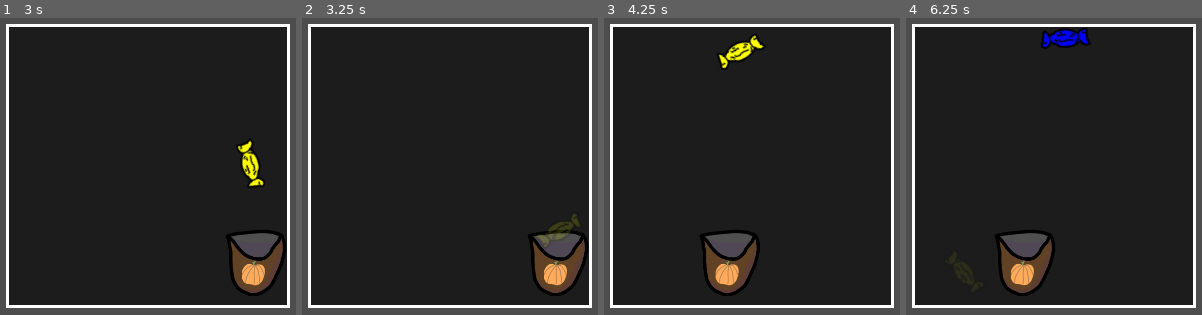
Above: before the commit, frames 1-4 (left to right).
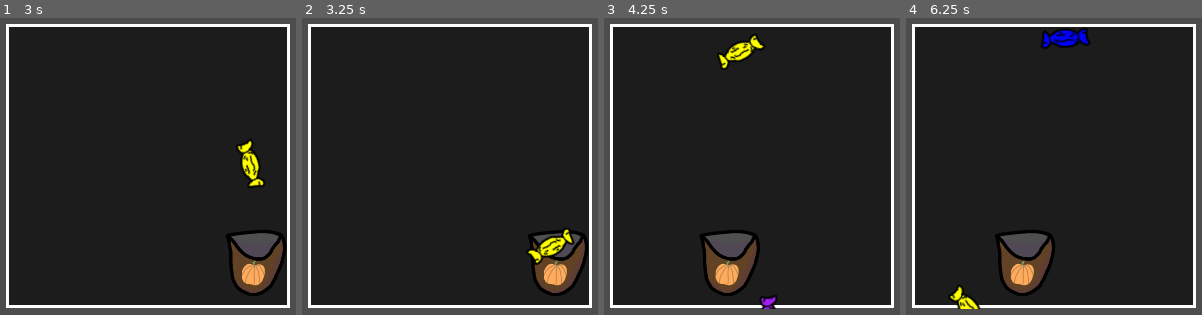
Above: after the commit, the same moments.

Repository: Shadowcrafter2017/Treat
Game: Godot game, scene res://scenes/UI/minigame/candy_minigame.tscn
Two runs of this game, one before a commit and one after it. Both use one fixed random seed, a clock stepped at 60 frames per second and the inputs below. This scene is started directly instead of the project's main scene.
Inputs:
- Up to frame 1 (3 s): tap Enter at 0.5 s; hold D (Move_Right) 0.53-1.28 s; tap Space (Action) at 0.6, 1.35, 2, 2.1, 2.85 s; hold S (Move_Down) 1.28-2.03 s; hold D (Move_Right) 2.03-2.78 s; hold W (Move_Up) from 2.78 s (still down)
- Up to frame 2 (3.25 s): keep holding W (Move_Up)
- Up to frame 3 (4.25 s): release W (Move_Up) at 3.53 s; hold A (Move_Left) from 3.53 s (still down); tap Space (Action) at 3.6 s
- Up to frame 4 (6.25 s): tap Space (Action) at 4.35, 5.1, 5.85 s; release A (Move_Left) at 5.03 s; hold S (Move_Down) 5.03-5.78 s; hold D (Move_Right) from 5.78 s (still down)

Frame 1 is identical in both runs. In frame 2, 1.1% of the frame differs, in the area x 76-94%, y 65-84%; in frame 3, 0.2%; in frame 4, 0.4%.
Error after the commit: Attempt to call function 'candy_updated' in base 'null instance' on a null instance. (res://scenes/UI/minigame/scripts/Bag.gd:19)

Commit message:
added candy collection and sounds. Created a HUD to show candy.

Diff:
--- /dev/null
+++ b/Global.gd
@@ -0,0 +1,3 @@
+extends Node
+
+@export var candy_collected = 0
--- a/project.godot
+++ b/project.godot
@@ -14,6 +14,10 @@
 run/main_scene="res://scenes/Areas/Outside/outside.tscn"
 config/features=PackedStringArray("4.1", "GL Compatibility")
 config/icon="res://icon.svg"
+
+[autoload]
+
+Global="*res://scenes/autoloads/global.tscn"
 
 [display]
 
--- a/scenes/Areas/Outside/outside.tscn
+++ b/scenes/Areas/Outside/outside.tscn
@@ -1,12 +1,15 @@
-[gd_scene load_steps=6 format=3 uid="uid://co6486exrc437"]
+[gd_scene load_steps=7 format=3 uid="uid://co6486exrc437"]
 
 [ext_resource type="Texture2D" uid="uid://bxxk5x2skajn0" path="res://icon.svg" id="1_5hqhj"]
+[ext_resource type="PackedScene" uid="uid://b0cwsadt76cf3" path="res://scenes/UI/HUD/hud.tscn" id="1_ja63c"]
 [ext_resource type="PackedScene" uid="uid://d4hrd4ivxi5bw" path="res://scenes/characters/player/player.tscn" id="2_p2wo6"]
 [ext_resource type="PackedScene" uid="uid://jtkxjs6jd0bu" path="res://scenes/Other/interaction_area.tscn" id="3_vlsy2"]
 [ext_resource type="Texture2D" uid="uid://beuijxpgjjra1" path="res://art/dummy.png" id="4_fqnyt"]
 [ext_resource type="Texture2D" uid="uid://cox8eniwp40c2" path="res://art/door.png" id="5_0fhg4"]
 
 [node name="Outside" type="Node2D"]
+
+[node name="HUD" parent="." instance=ExtResource("1_ja63c")]
 
 [node name="Icon" type="Sprite2D" parent="."]
 visible = false
--- /dev/null
+++ b/scenes/UI/HUD/hud.gd
@@ -0,0 +1,18 @@
+extends CanvasLayer
+
+@export var increment_label : PackedScene
+@onready var candy_label : Label = $Control/Margin/Split/CandyContainer/HBoxContainer/Label
+@onready var candy_hbox : HBoxContainer = $Control/Margin/Split/CandyContainer/HBoxContainer
+func _ready() -> void:
+	pass
+
+func candy_updated(increment : int) -> void:
+	candy_label.text = str(Global.candy_collected)
+
+	var incrementer : Node2D = increment_label.instantiate()
+	candy_hbox.add_child(incrementer)
+
+	if increment > 0:
+		incrementer.get_child(0).text = '+' + str(increment)
+	else:
+		incrementer.get_child(0).text = str(increment)
--- /dev/null
+++ b/scenes/UI/HUD/hud.tres
@@ -0,0 +1,15 @@
+[gd_resource type="Theme" load_steps=2 format=3 uid="uid://d3pah4v30ywhv"]
+
+[ext_resource type="FontFile" uid="uid://c25bchqjfwum1" path="res://scenes/UI/HUD/Andy Bold.ttf" id="1_0n257"]
+
+[resource]
+default_font = ExtResource("1_0n257")
+default_font_size = 16
+Label/colors/font_outline_color = Color(0.0901961, 0.0901961, 0.0901961, 1)
+Label/constants/outline_size = 10
+Label/font_sizes/font_size = 16
+Label/fonts/font = ExtResource("1_0n257")
+MarginContainer/constants/margin_bottom = 15
+MarginContainer/constants/margin_left = 15
+MarginContainer/constants/margin_right = 15
+MarginContainer/constants/margin_top = 15
--- /dev/null
+++ b/scenes/UI/HUD/hud.tscn
@@ -0,0 +1,55 @@
+[gd_scene load_steps=5 format=3 uid="uid://b0cwsadt76cf3"]
+
+[ext_resource type="Script" path="res://scenes/UI/HUD/hud.gd" id="1_6jvbr"]
+[ext_resource type="Theme" uid="uid://d3pah4v30ywhv" path="res://scenes/UI/HUD/hud.tres" id="1_qntp8"]
+[ext_resource type="PackedScene" uid="uid://dpek3pvuw68qw" path="res://scenes/UI/HUD/increment.tscn" id="2_8ufc2"]
+[ext_resource type="Texture2D" uid="uid://5dptb6qvvkyn" path="res://scenes/UI/minigame/art/candy.png" id="2_b1etf"]
+
+[node name="HUD" type="CanvasLayer" groups=["HUD"]]
+script = ExtResource("1_6jvbr")
+increment_label = ExtResource("2_8ufc2")
+
+[node name="Control" type="Control" parent="."]
+layout_mode = 3
+anchors_preset = 15
+anchor_right = 1.0
+anchor_bottom = 1.0
+grow_horizontal = 2
+grow_vertical = 2
+theme = ExtResource("1_qntp8")
+
+[node name="Margin" type="MarginContainer" parent="Control"]
+layout_mode = 1
+anchors_preset = 15
+anchor_right = 1.0
+anchor_bottom = 1.0
+grow_horizontal = 2
+grow_vertical = 2
+
+[node name="Split" type="HBoxContainer" parent="Control/Margin"]
+layout_mode = 2
+
+[node name="VBox" type="VBoxContainer" parent="Control/Margin/Split"]
+layout_mode = 2
+size_flags_horizontal = 3
+
+[node name="CandyContainer" type="VBoxContainer" parent="Control/Margin/Split"]
+layout_mode = 2
+alignment = 2
+
+[node name="HBoxContainer" type="HBoxContainer" parent="Control/Margin/Split/CandyContainer"]
+layout_mode = 2
+size_flags_horizontal = 8
+
+[node name="Texture" type="TextureRect" parent="Control/Margin/Split/CandyContainer/HBoxContainer"]
+modulate = Color(0, 0, 1, 1)
+layout_mode = 2
+texture = ExtResource("2_b1etf")
+
+[node name="Label" type="Label" parent="Control/Margin/Split/CandyContainer/HBoxContainer"]
+layout_mode = 2
+size_flags_horizontal = 8
+size_flags_vertical = 8
+theme_override_font_sizes/font_size = 32
+text = "0"
+vertical_alignment = 1
--- /dev/null
+++ b/scenes/UI/HUD/increment.tscn
@@ -0,0 +1,120 @@
+[gd_scene load_steps=5 format=3 uid="uid://dpek3pvuw68qw"]
+
+[ext_resource type="Theme" uid="uid://d3pah4v30ywhv" path="res://scenes/UI/HUD/hud.tres" id="1_op28p"]
+
+[sub_resource type="Animation" id="Animation_nqokq"]
+resource_name = "float"
+length = 0.5
+tracks/0/type = "value"
+tracks/0/imported = false
+tracks/0/enabled = true
+tracks/0/path = NodePath("..:modulate")
+tracks/0/interp = 1
+tracks/0/loop_wrap = true
+tracks/0/keys = {
+"times": PackedFloat32Array(0, 0.5),
+"transitions": PackedFloat32Array(1, 0.183011),
+"update": 0,
+"values": [Color(1, 1, 1, 1), Color(1, 1, 1, 0)]
+}
+tracks/1/type = "value"
+tracks/1/imported = false
+tracks/1/enabled = true
+tracks/1/path = NodePath("..:scale")
+tracks/1/interp = 1
+tracks/1/loop_wrap = true
+tracks/1/keys = {
+"times": PackedFloat32Array(0, 0.5),
+"transitions": PackedFloat32Array(1, 0.277392),
+"update": 0,
+"values": [Vector2(1, 1), Vector2(0, 0)]
+}
+tracks/2/type = "method"
+tracks/2/imported = false
+tracks/2/enabled = true
+tracks/2/path = NodePath("..")
+tracks/2/interp = 1
+tracks/2/loop_wrap = true
+tracks/2/keys = {
+"times": PackedFloat32Array(0.5),
+"transitions": PackedFloat32Array(1),
+"values": [{
+"args": [],
+"method": &"queue_free"
+}]
+}
+tracks/3/type = "value"
+tracks/3/imported = false
+tracks/3/enabled = true
+tracks/3/path = NodePath(".:position")
+tracks/3/interp = 1
+tracks/3/loop_wrap = true
+tracks/3/keys = {
+"times": PackedFloat32Array(0, 0.5),
+"transitions": PackedFloat32Array(1, 1),
+"update": 0,
+"values": [Vector2(0, 0), Vector2(20, -50)]
+}
+
+[sub_resource type="Animation" id="Animation_8qii2"]
+length = 0.001
+tracks/0/type = "value"
+tracks/0/imported = false
+tracks/0/enabled = true
+tracks/0/path = NodePath("..:modulate")
+tracks/0/interp = 1
+tracks/0/loop_wrap = true
+tracks/0/keys = {
+"times": PackedFloat32Array(0),
+"transitions": PackedFloat32Array(1),
+"update": 0,
+"values": [Color(1, 1, 1, 1)]
+}
+tracks/1/type = "value"
+tracks/1/imported = false
+tracks/1/enabled = true
+tracks/1/path = NodePath("..:scale")
+tracks/1/interp = 1
+tracks/1/loop_wrap = true
+tracks/1/keys = {
+"times": PackedFloat32Array(0),
+"transitions": PackedFloat32Array(1),
+"update": 0,
+"values": [Vector2(1, 1)]
+}
+tracks/2/type = "value"
+tracks/2/imported = false
+tracks/2/enabled = true
+tracks/2/path = NodePath(".:position")
+tracks/2/interp = 1
+tracks/2/loop_wrap = true
+tracks/2/keys = {
+"times": PackedFloat32Array(0),
+"transitions": PackedFloat32Array(1),
+"update": 0,
+"values": [Vector2(0, 0)]
+}
+
+[sub_resource type="AnimationLibrary" id="AnimationLibrary_3gx52"]
+_data = {
+"RESET": SubResource("Animation_8qii2"),
+"float": SubResource("Animation_nqokq")
+}
+
+[node name="Increment" type="Node2D"]
+
+[node name="Label" type="Label" parent="."]
+offset_right = 40.0
+offset_bottom = 31.0
+pivot_offset = Vector2(20, 15)
+theme = ExtResource("1_op28p")
+theme_override_font_sizes/font_size = 24
+text = "+x"
+vertical_alignment = 1
+
+[node name="AnimationPlayer" type="AnimationPlayer" parent="."]
+root_node = NodePath("../Label")
+autoplay = "float"
+libraries = {
+"": SubResource("AnimationLibrary_3gx52")
+}
--- a/scenes/UI/minigame/candy_minigame.tscn
+++ b/scenes/UI/minigame/candy_minigame.tscn
@@ -1,7 +1,9 @@
-[gd_scene load_steps=8 format=3 uid="uid://djvky30ky3voj"]
+[gd_scene load_steps=10 format=3 uid="uid://djvky30ky3voj"]
 
 [ext_resource type="Script" path="res://scenes/UI/minigame/scripts/CandySpawner.gd" id="1_0jyqn"]
 [ext_resource type="Script" path="res://scenes/UI/minigame/scripts/Bag.gd" id="3_6ouik"]
+[ext_resource type="AudioStream" uid="uid://66c33urlavx4" path="res://scenes/UI/minigame/sounds/collect.wav" id="3_kyt8g"]
+[ext_resource type="AudioStream" uid="uid://brp051c1ym56y" path="res://scenes/UI/minigame/sounds/badcollect.wav" id="4_4t3yp"]
 [ext_resource type="Texture2D" uid="uid://m3unffql0j06" path="res://scenes/UI/minigame/art/pumpkinbag.png" id="4_bd6sp"]
 [ext_resource type="PackedScene" uid="uid://bppug47vuvxx3" path="res://scenes/UI/minigame/candy.tscn" id="4_g3v8n"]
 
@@ -92,6 +94,14 @@
 shape = SubResource("CircleShape2D_cj4p1")
 debug_color = Color(0.588235, 0.411765, 0.929412, 0.419608)
 
+[node name="CollectSound" type="AudioStreamPlayer2D" parent="Control/Frame/Bag"]
+position = Vector2(-564, -466)
+stream = ExtResource("3_kyt8g")
+
+[node name="BadCollectSound" type="AudioStreamPlayer2D" parent="Control/Frame/Bag"]
+position = Vector2(-564, -466)
+stream = ExtResource("4_4t3yp")
+
 [node name="CandySpawner" type="Node2D" parent="Control/Frame" groups=["CandySpawner"]]
 script = ExtResource("1_0jyqn")
 candy_scene = ExtResource("4_g3v8n")
--- a/scenes/UI/minigame/scripts/Bag.gd
+++ b/scenes/UI/minigame/scripts/Bag.gd
@@ -3,7 +3,9 @@
 @export var move_speed : float = 300.0
 @export var acceleration : float = 30.0
 
-var candy_count : int = 0
+@onready var collect_sound : AudioStreamPlayer2D = $CollectSound
+@onready var bad_collect_sound : AudioStreamPlayer2D = $BadCollectSound
+@onready var HUD = get_tree().get_first_node_in_group("HUD")
 
 func _physics_process(_delta) -> void:
 	var direction : Vector2 = Vector2(Input.get_axis("Move_Left", "Move_Right"), 0)
@@ -13,5 +15,12 @@
 	move_and_slide()
 
 func _on_collection_area_body_entered(body : candy) -> void:
-	candy_count += body.worth
+	Global.candy_collected += body.worth
+	HUD.candy_updated(body.worth)
+
+	if body.worth > 0:
+		collect_sound.play()
+	else:
+		bad_collect_sound.play()
+
 	body.animator.play("collected")
--- /dev/null
+++ b/scenes/autoloads/global.tscn
@@ -0,0 +1,6 @@
+[gd_scene load_steps=2 format=3 uid="uid://cymni2uvbb2jf"]
+
+[ext_resource type="Script" path="res://Global.gd" id="1_v7vgr"]
+
+[node name="Global" type="Node"]
+script = ExtResource("1_v7vgr")
--- a/scenes/characters/player/player.tscn
+++ b/scenes/characters/player/player.tscn
@@ -4,13 +4,40 @@
 [ext_resource type="Texture2D" uid="uid://dsfn036p54kok" path="res://scenes/characters/player/girl.png" id="1_kiutb"]
 [ext_resource type="PackedScene" uid="uid://djvky30ky3voj" path="res://scenes/UI/minigame/candy_minigame.tscn" id="2_d0ijh"]
 [ext_resource type="PackedScene" uid="uid://cjti67x4qfwcb" path="res://scenes/UI/dialogue/dialogue.tscn" id="3_4jidk"]
-[ext_resource type="Theme" uid="uid://b1qm5tra82824" path="res://scenes/UI/InteractTheme.tres" id="3_12tol"]
+[ext_resource type="Theme" uid="uid://b1qm5tra82824" path="res://scenes/Other/InteractTheme.tres" id="5_kjysk"]
 
 [sub_resource type="RectangleShape2D" id="RectangleShape2D_48fps"]
 size = Vector2(16, 16)
 
 [sub_resource type="CircleShape2D" id="CircleShape2D_vljtr"]
 radius = 16.0
+
+[sub_resource type="Animation" id="Animation_r8p11"]
+length = 0.001
+tracks/0/type = "value"
+tracks/0/imported = false
+tracks/0/enabled = true
+tracks/0/path = NodePath("Sprite:rotation")
+tracks/0/interp = 1
+tracks/0/loop_wrap = true
+tracks/0/keys = {
+"times": PackedFloat32Array(0),
+"transitions": PackedFloat32Array(1),
+"update": 0,
+"values": [0.0]
+}
+tracks/1/type = "value"
+tracks/1/imported = false
+tracks/1/enabled = true
+tracks/1/path = NodePath("Sprite:offset")
+tracks/1/interp = 1
+tracks/1/loop_wrap = true
+tracks/1/keys = {
+"times": PackedFloat32Array(0),
+"transitions": PackedFloat32Array(1),
+"update": 0,
+"values": [Vector2(0, 0)]
+}
 
 [sub_resource type="Animation" id="Animation_gtvqa"]
 resource_name = "walk"
@@ -39,33 +66,6 @@
 "transitions": PackedFloat32Array(1, 2.00001, 1, 2.00001, 1),
 "update": 0,
 "values": [Vector2(0, 0), Vector2(0, -3), Vector2(0, 0), Vector2(0, -3), Vector2(0, 0)]
-}
-
-[sub_resource type="Animation" id="Animation_r8p11"]
-length = 0.001
-tracks/0/type = "value"
-tracks/0/imported = false
-tracks/0/enabled = true
-tracks/0/path = NodePath("Sprite:rotation")
-tracks/0/interp = 1
-tracks/0/loop_wrap = true
-tracks/0/keys = {
-"times": PackedFloat32Array(0),
-"transitions": PackedFloat32Array(1),
-"update": 0,
-"values": [0.0]
-}
-tracks/1/type = "value"
-tracks/1/imported = false
-tracks/1/enabled = true
-tracks/1/path = NodePath("Sprite:offset")
-tracks/1/interp = 1
-tracks/1/loop_wrap = true
-tracks/1/keys = {
-"times": PackedFloat32Array(0),
-"transitions": PackedFloat32Array(1),
-"update": 0,
-"values": [Vector2(0, 0)]
 }
 
 [sub_resource type="AnimationLibrary" id="AnimationLibrary_1w5nf"]
@@ -117,7 +117,7 @@
 offset_bottom = 26.0
 grow_horizontal = 2
 grow_vertical = 2
-theme = ExtResource("3_12tol")
+theme = ExtResource("5_kjysk")
 horizontal_alignment = 1
 vertical_alignment = 1
 
Renamed: scenes/UI/InteractTheme.tres -> scenes/Other/InteractTheme.tres
Binary file added: scenes/UI/HUD/Andy Bold.ttf
Not shown, added: scenes/UI/HUD/Andy Bold.ttf.import
Not shown, added: scenes/UI/minigame/sounds/badcollect.wav.import
Not shown, added: scenes/UI/minigame/sounds/collect.wav.import
Not shown, added: scenes/UI/minigame/sounds/badcollect.wav
Not shown, added: scenes/UI/minigame/sounds/collect.wav
